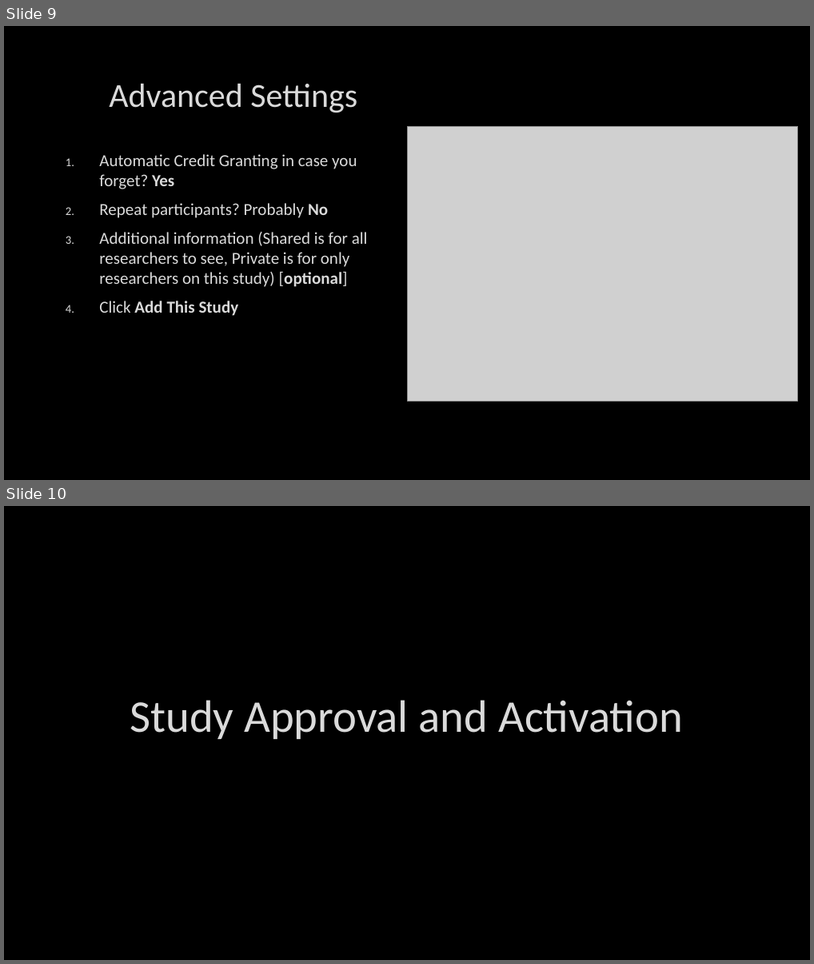
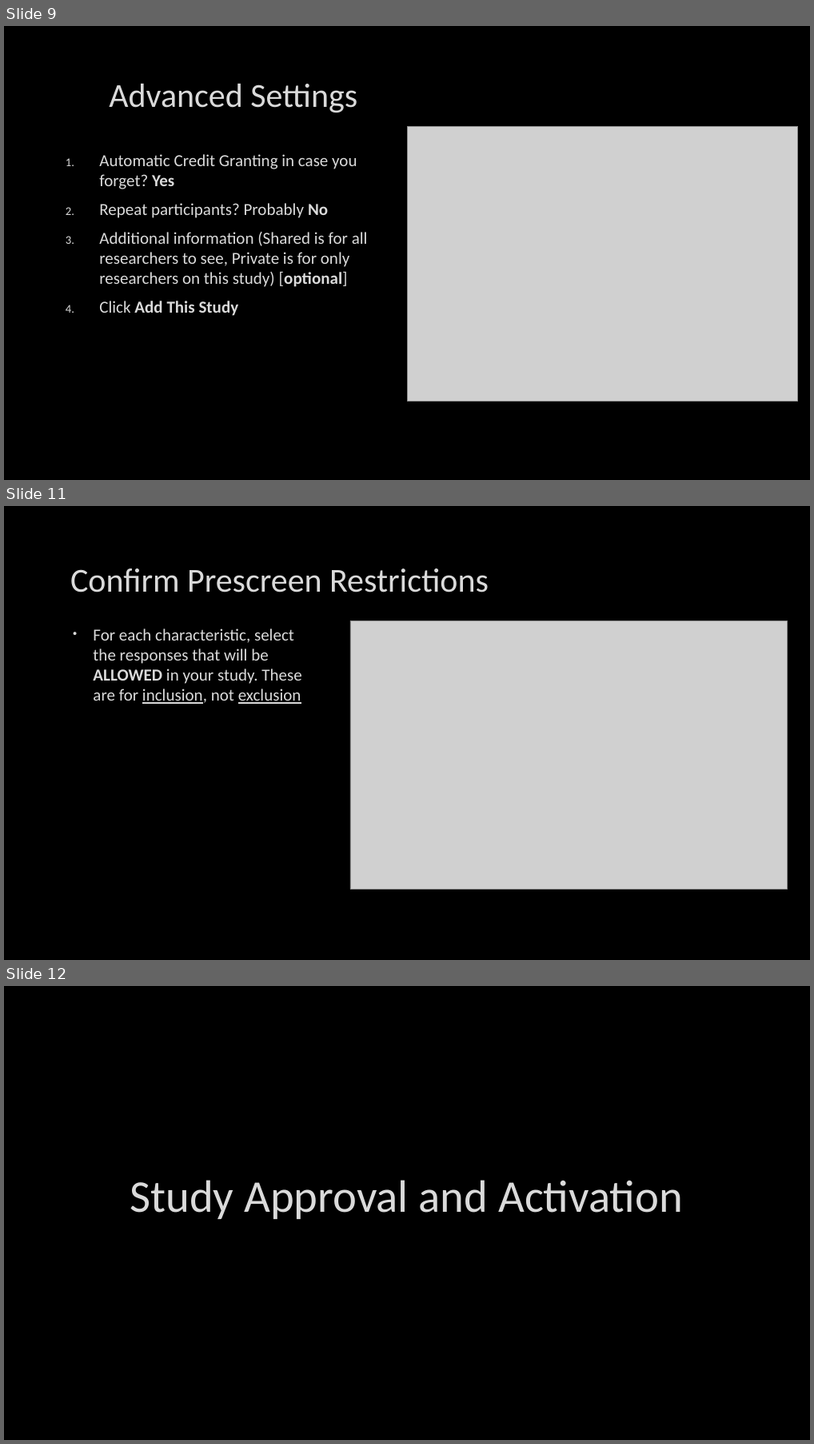
Before and after one commit to cbohil/lab_manual, a slide deck: docs/docs/resources/SONA Guide.pptx. Shown one above the other, each under a label of ours: slides 9 and 10 before the commit, slides 9, 11 and 12 after it; the slides between them are not shown. The pictures are 814x964 and 814x1444 pixels, drawn with LibreOffice and Linux fonts; fonts in the diff are those of the drawing; grey boxes stand for pictures; background and template pictures are left out. Boxes give left, top, right and bottom in pixels: in the first picture for what was removed or moved away, otherwise in the second. Text is boxed around its words. In the diff, an @@ line names an element or a change of style, - is before the commit and + after.

```diff
--- a/docs/docs/resources/SONA Guide.pptx
+++ b/docs/docs/resources/SONA Guide.pptx
@@ slide 11 added at box(4, 506, 810, 960), background picture (left out) @@
@@ title added at box(70, 568, 489, 592), 40 pt, text #DADADA @@
+Confirm Prescreen Restrictions
@@ picture added at box(350, 620, 788, 889) @@
@@ text added at box(93, 628, 302, 704), 20 pt, text #DADADA @@
+• For each characteristic, select the responses that will be ALLOWED in your study. These are for inclusion, not exclusion
@@ what was slide 10 is now slide 12 @@
```
Also in this commit, not shown: 1 slide changed, 1 other slide added, 1 other file.
